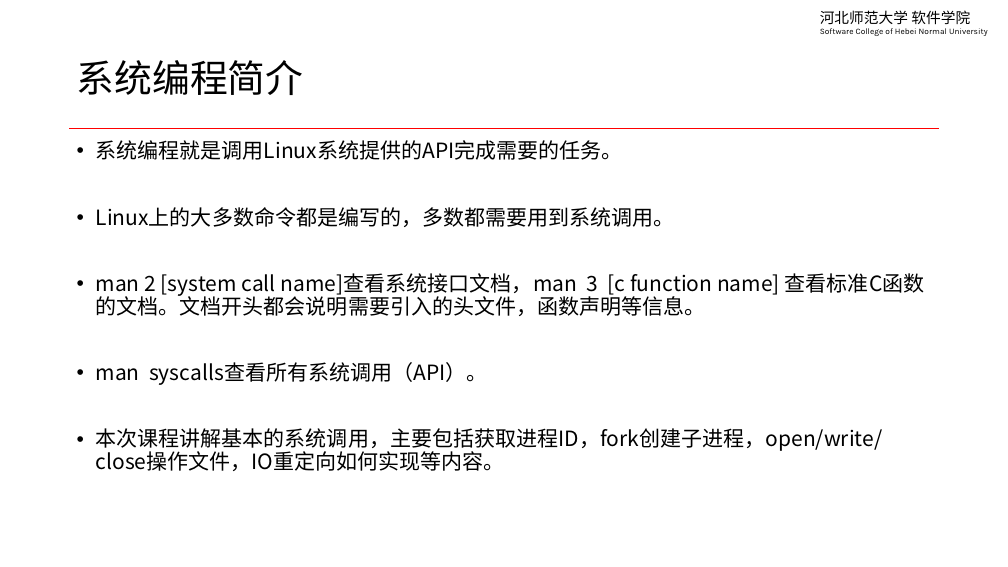
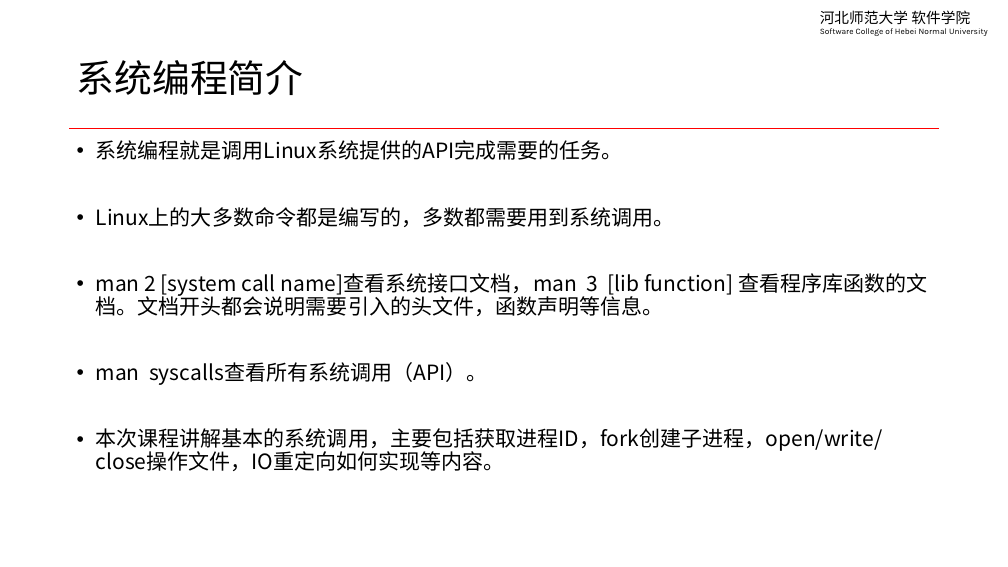
Before and after one commit to edu2act/course-linux-system, a slide deck: slide 2 of materials/slides/ch16-linux-system-programming.pptx. Drawn at 1008x567 pixels with LibreOffice and Linux fonts; fonts in the diff are those of the drawing. Boxes give left, top, right and bottom in pixels: in the first picture for what was removed or moved away, otherwise in the second. Text is boxed around its words. In the diff, an @@ line names an element or a change of style, - is before the commit and + after.

```diff
--- a/materials/slides/ch16-linux-system-programming.pptx
+++ b/materials/slides/ch16-linux-system-programming.pptx
@@ text at [96,273,927,316]: text changed @@
-• man 2 [system call name]查看系统接口文档，man 3 [c function name] 查看标准C函数的文档。文档开头都会说明需要引入的头文件，函数声明等信息。
+• man 2 [system call name]查看系统接口文档，man 3 [lib function] 查看程序库函数的文档。文档开头都会说明需要引入的头文件，函数声明等信息。
```
Also in this commit, not shown: 22 other files.
